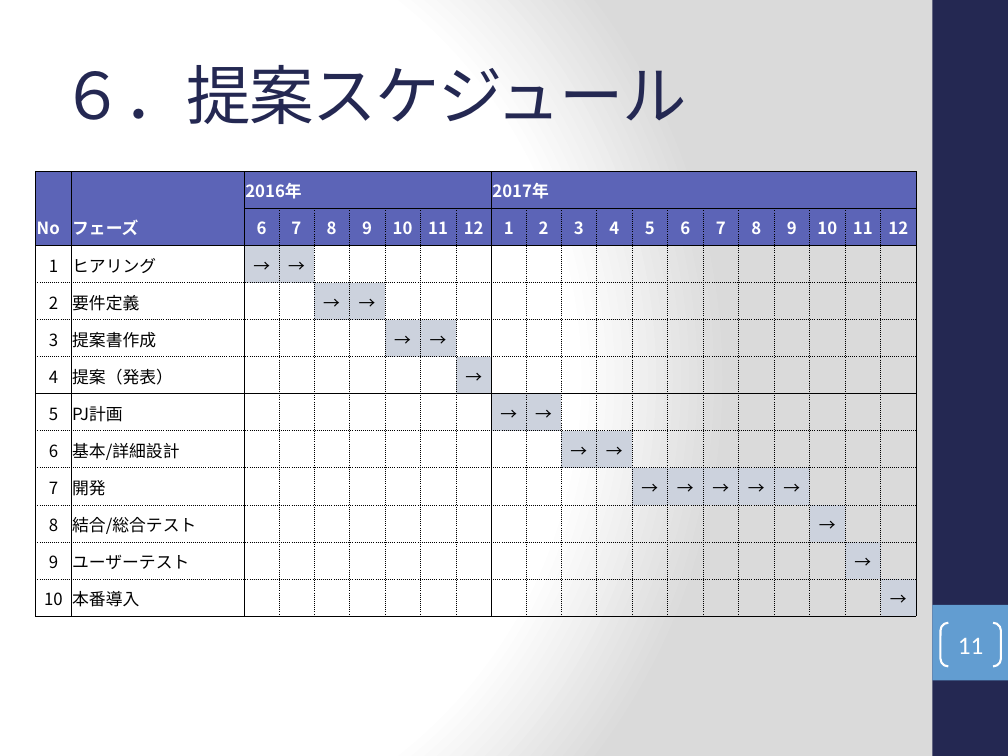
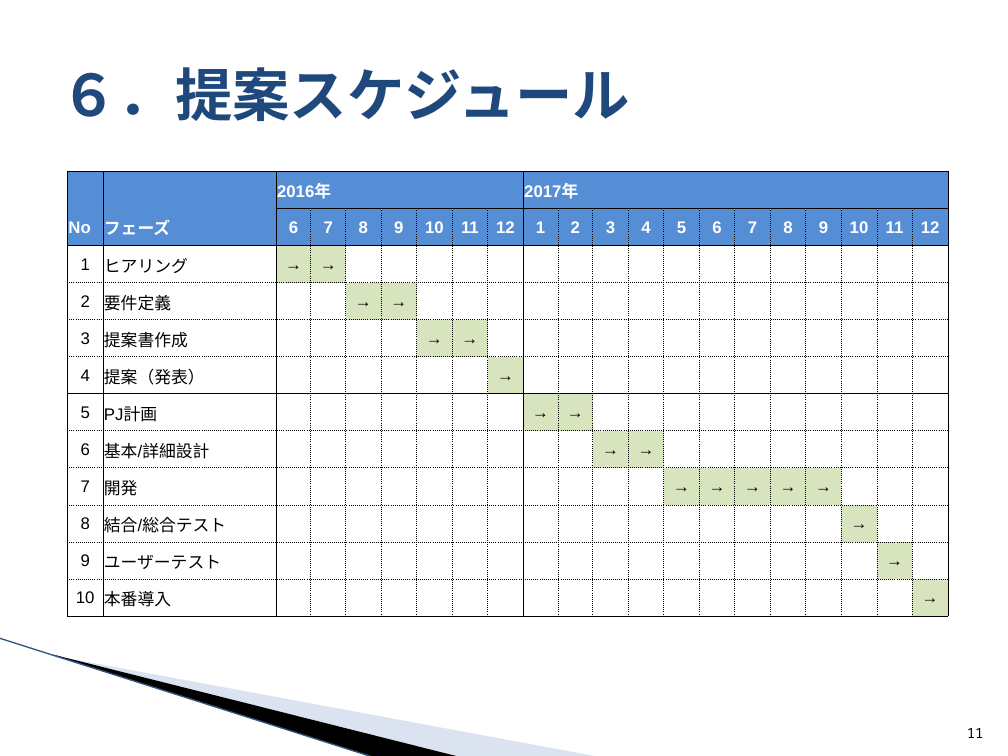
Before and after one commit to around7days/AppFreeMemo, a slide deck: slide 11 of 月報システム化提案.pptx. Drawn at 1008x756 pixels with LibreOffice and Linux fonts; fonts in the diff are those of the drawing; background and template pictures are left out. Boxes give left, top, right and bottom in pixels: in the first picture for what was removed or moved away, otherwise in the second. Text is boxed around its words. In the diff, an @@ line names an element or a change of style, - is before the commit and + after.

```diff
--- a/月報システム化提案.pptx
+++ b/月報システム化提案.pptx
@@ background gradient #FFFFFF to #DADADA to #FFFFFF @@
@@ rectangle removed at bbox=[932, 0, 1008, 756] @@
@@ title "６．提案スケジュール" at bbox=[60, 67, 630, 121]: size 46 to 41 pt, font Cambria to Noto Sans Mono, text colour #242852 to #1F497D, letter spacing -1 to 0 pt, bold on @@
@@ table at bbox=[68, 171, 947, 616] @@
@@ fill #5C64B7 to #558ED5 in 40 cells @@
@@ fill #CCD2DD to #D7E4BD in 19 cells @@
@@ font Noto Sans CJK JP to Arial @@
@@ table: place and size @@
-table at bbox=[35, 171, 914, 616]
+table at bbox=[68, 171, 947, 616]
@@ rectangle removed at bbox=[932, 605, 1008, 680] @@
@@ line added from (0, 638) to (374, 756), #9EB3D6 0.95 pt @@
@@ freeform shape added at bbox=[53, 654, 461, 756], fill #000000 @@
@@ freeform shape added at bbox=[55, 655, 600, 756], fill #A7B9DB at 40% opacity @@
@@ page number: place and size @@
-page number at bbox=[940, 623, 1001, 666]
+page number at bbox=[967, 728, 984, 738]
@@ page number at bbox=[967, 728, 984, 738]: size 18 to 10 pt, font Calibri to Noto Sans Mono, text colour #FFFFFF to #000000; alignment centre to right; vertical alignment middle to bottom; outline #FFFFFF 1.5 pt to none @@
```
Also in this commit, not shown: 12 other slides changed, 2 other files.
